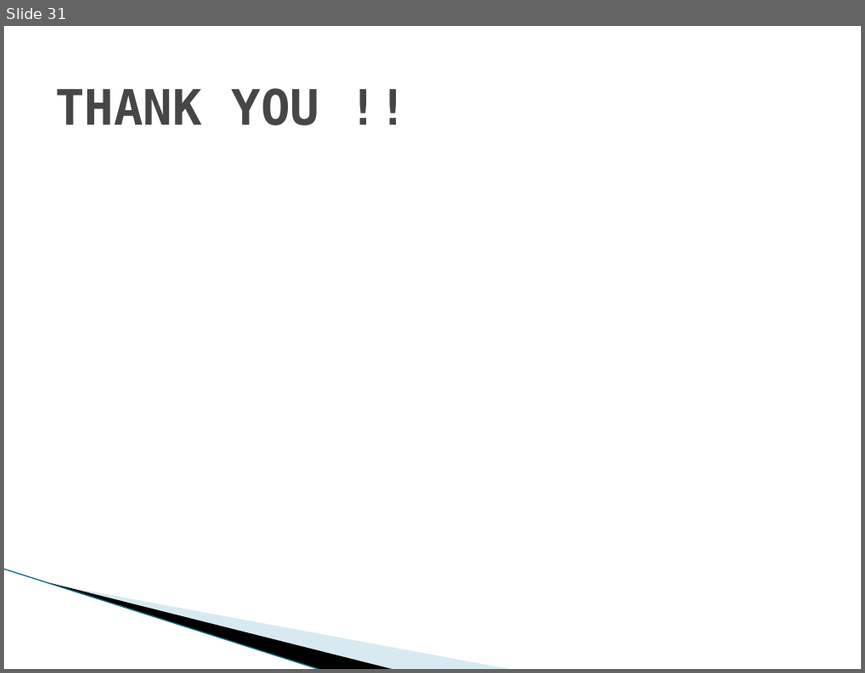
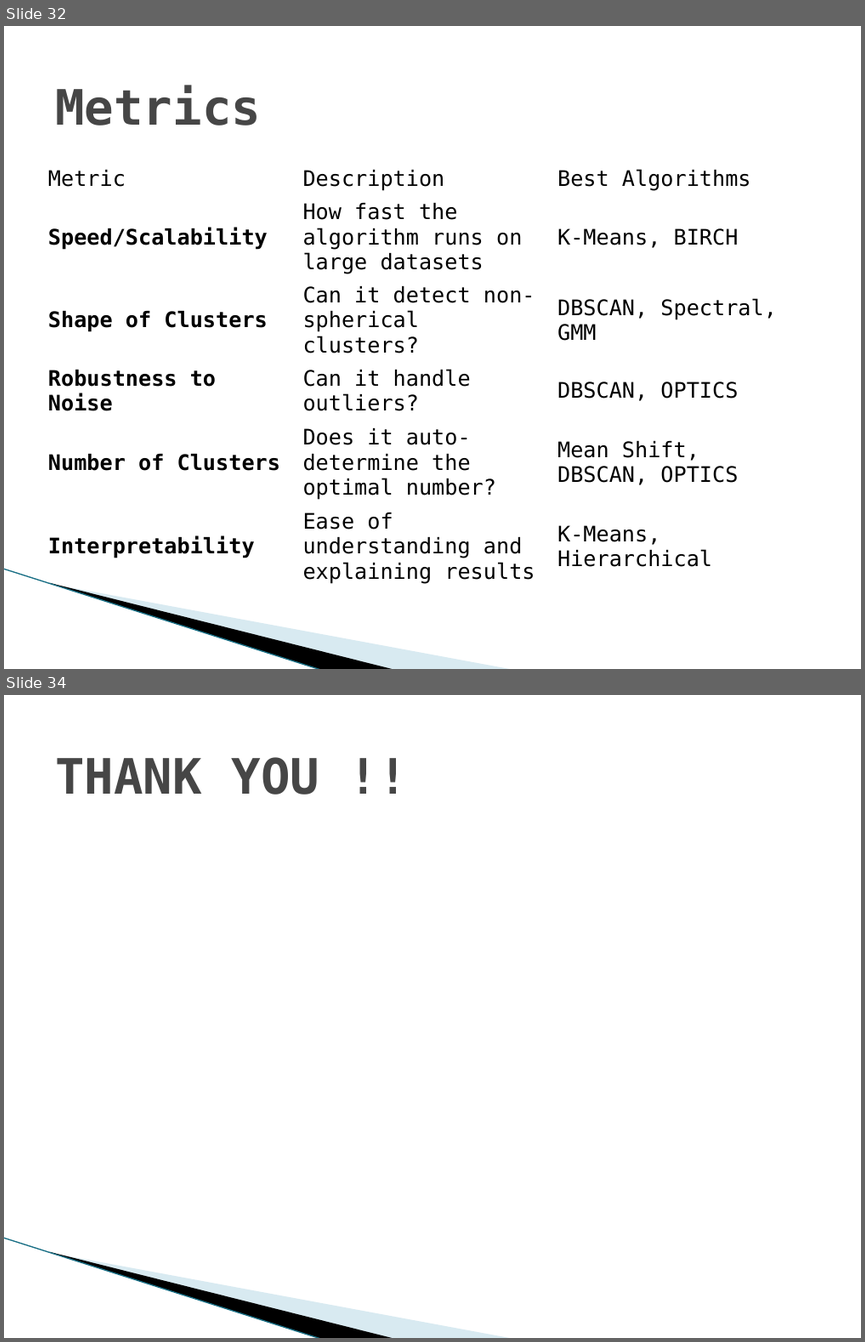
Before and after one commit to parthiban81lavanya/Clustering-Algorithms, a slide deck: Clustering Algorithms.pptx. Shown one above the other, each under a label of ours: slide 31 before the commit, slides 32 and 34 after it; the slides between them are not shown. The pictures are 865x673 and 865x1342 pixels, drawn with LibreOffice and Linux fonts; fonts in the diff are those of the drawing; background and template pictures are left out. Boxes give left, top, right and bottom in pixels: in the first picture for what was removed or moved away, otherwise in the second. Text is boxed around its words. In the diff, an @@ line names an element or a change of style, - is before the commit and + after.

```diff
--- a/Clustering Algorithms.pptx
+++ b/Clustering Algorithms.pptx
@@ slide 32 added at (x1=4, y1=26, x2=861, y2=669), background #FFFFFF; not listed: 3 template elements that a slide beside it also shows @@
@@ title added at (x1=55, y1=85, x2=261, y2=125), 41 pt, text #464646, bold @@
+Metrics
@@ table added at (x1=40, y1=161, x2=803, y2=587), 6 rows, 3 columns @@
+Metric | Description | Best Algorithms
+Speed/Scalability | How fast the algorithm runs on large datasets | K-Means, BIRCH
+Shape of Clusters | Can it detect non-spherical clusters? | DBSCAN, Spectral, GMM
+Robustness to Noise | Can it handle outliers? | DBSCAN, OPTICS
+Number of Clusters | Does it auto-determine the optimal number? | Mean Shift, DBSCAN, OPTICS
+Interpretability | Ease of understanding and explaining results | K-Means, Hierarchical
@@ what was slide 31 is now slide 34 @@
```
Also in this commit, not shown: 1 slide changed, 2 other slides added.
